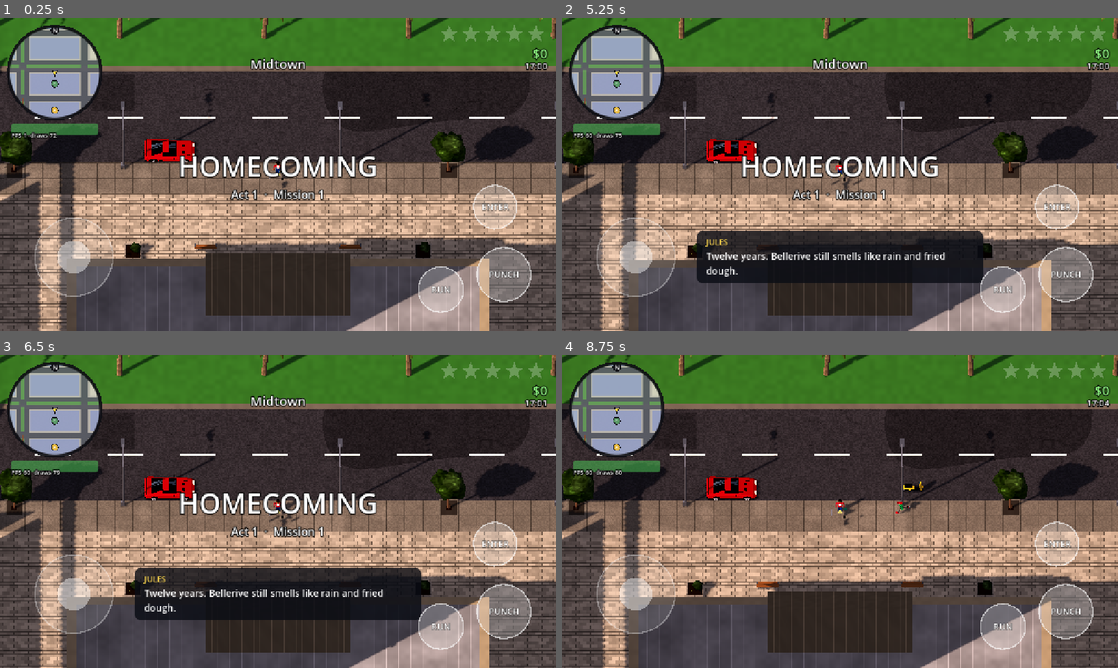
Above: before the commit, frames 1-4 (two rows, left to right).
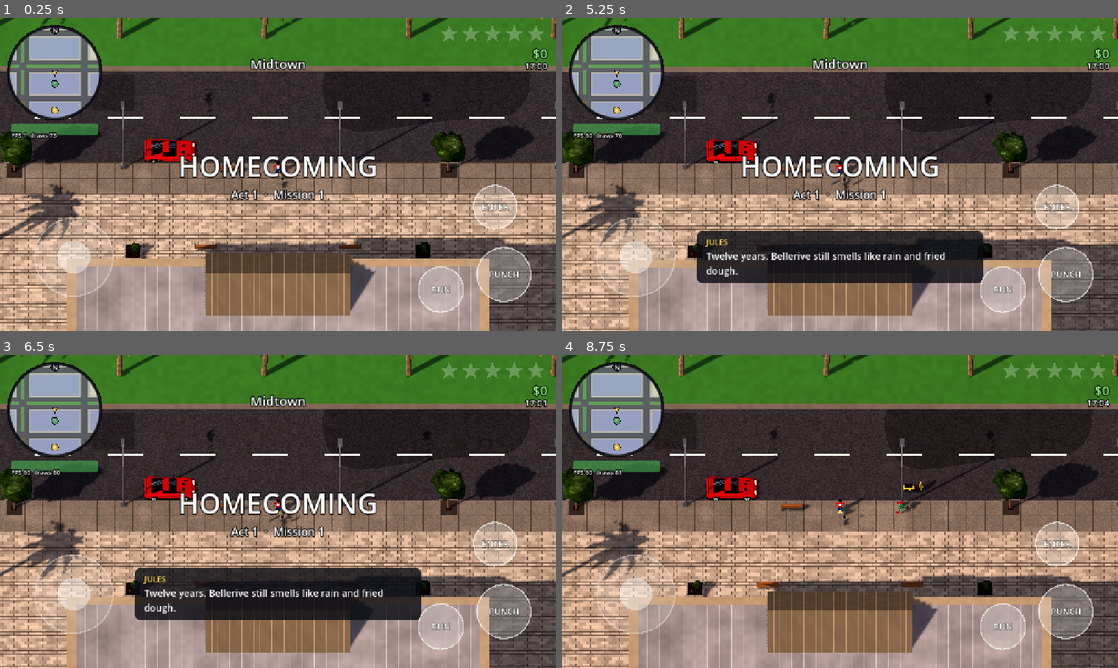
Above: after the commit, the same moments.

Repository: sachinpant3572/privateRepo
Game: Godot game, scene res://main.tscn
Two runs of this game, one before a commit and one after it. Both use one fixed random seed, a clock stepped at 60 frames per second and the inputs below.
Inputs (mouse positions are in pixels of both pictures, inside the frame that each line leads up to):
- Up to frame 1 (0.25 s): no input
- Up to frame 2 (5.25 s): tap Enter at 0.5, 2, 3.5 s; drag from (617, 74) to (895, 105) at 0.52 s; tap Space (attack) at 1.25, 2.75, 4.25 s; drag from (840, 174) to (812, 237) at 1.27 s; move the mouse to (895, 105) at 2.02 s; hold D (move_right) 2.03-2.75 s; tap E (interact) at 2.1 s; drag from (812, 237) to (673, 127) at 2.77 s; move the mouse to (1006, 221) at 3.52 s; hold A (move_left) 3.53-4.25 s; tap J at 3.6 s; drag from (673, 127) to (756, 96) at 4.27 s; move the mouse to (867, 174) at 5.02 s; hold S (move_down) from 5.03 s (still down); tap M at 5.1 s; click (867, 174) at 5.17 s
- Up to frame 3 (6.5 s): release S (move_down) at 5.75 s; drag from (194, 433) to (166, 527) at 5.77 s
- Up to frame 4 (8.75 s): move the mouse to (962, 495) at 6.52 s; hold W (move_up) 6.53-7.25 s; tap P at 6.6 s; drag from (728, 527) to (812, 574) at 7.27 s; move the mouse to (895, 442) at 8.02 s; hold S (move_down) from 8.03 s (still down); tap Enter at 8.1 s

The runs differ from the first frame. In frame 1, 19% of the frame differs, in the area x 0-87%, y 12-100%; in frame 2, 15%; in frame 3, 15%; in frame 4, 20%, in the area x 0-88%, y 14-100%.

Commit message:
Bellerive: place skyline and shady kits in the core (WIP, gates pending)
Gilt and Midtown get skyscrapers, Gilt plazas statues, the Esplanade a
memorial arch; the Wards get run-down strips on their avenues, barred
bungalows, housing projects and burned lots; inland Ironwharf gets chop
shops, scrapyards and a skid row. New aerial screenshots 37-43.

Co-Authored-By: Claude Opus 5.5 <noreply@anthropic.com>
Claude-Session: https://claude.ai/code/session_01XUeimCS4fFEoMDQrXPwrRW

Diff:
--- a/game/scripts/city_cells.gd
+++ b/game/scripts/city_cells.gd
@@ -17,15 +17,22 @@
 ##   merged blocks hold several buildings; a landmark takes a parcel of its
 ##   own in the middle of the front. Each parcel gets one layout:
 ##   - Lantern Quarter: Creole townhouse rings, shops and gardens;
-##   - Floodline Wards and Morrow Point: shotgun rows, chapels, pocket parks;
-##   - Gilt District: towers, plazas and parking; Midtown taller, with LED
-##     towers;
+##   - Floodline Wards and Morrow Point: shotgun rows, chapels, pocket parks,
+##     barred bungalows, a housing project, burned lots, and run-down
+##     strips (motels, liquor, pawn, check cashing, SROs; kits/shady_kit.gd)
+##     on their avenues and boulevards;
+##   - Gilt District: towers, plazas (a fountain or a statue on a plinth)
+##     and parking, a third of it skyscrapers (kits/skyline_kit.gd); Midtown
+##     taller, with LED towers and more skyscrapers;
 ##   - Morrow Point: brownstone rows round green block cores (Brooklyn);
 ##   - round Moreau Square: painted Victorian rows (SF's Alamo Square);
 ##   - Ironwharf: warehouses and container yards, cranes on the quay;
+##     inland, chop shops, scrapyards, and abandoned warehouses with a tent
+##     row along the sidewalk (skid row);
 ##   - landmarks, the government buildings among them (kits/civic_kit.gd);
 ##   - the civic centre's set pieces: City Hall's grounds, the Esplanade
-##     with its reflecting pool, Founders Circle with the obelisk.
+##     with its reflecting pool and the memorial arch at its west end,
+##     Founders Circle with the obelisk.
 ##   The rest of the lot (corners of odd-shaped blocks) gets trees,
 ##   planters or barrels.
 
@@ -33,6 +40,8 @@
 const Buildings = preload("res://scripts/kits/building_kit.gd")
 const Props = preload("res://scripts/kits/prop_kit.gd")
 const Civic = preload("res://scripts/kits/civic_kit.gd")
+const Skyline = preload("res://scripts/kits/skyline_kit.gd")
+const Shady = preload("res://scripts/kits/shady_kit.gd")
 const StreetPlan = preload("res://scripts/street_plan.gd")
 
 ## Road and block slabs reach down into the water so quays have walls.
@@ -88,6 +97,16 @@
 }
 ## The set pieces whose blocks are lawn rather than lots.
 const LAWNS := ["green", "esplanade", "circle", "square"]
+## Skyscrapers (skyline_kit.gd) per district, repeats weighting the draw:
+## Gilt is the older financial core (helipad roofs, granite slabs, an
+## art-deco crown), Midtown the newer glass towers.
+const GILT_TOWERS := ["skyscraper_glass", "skyscraper_helipad", "skyscraper_helipad", "skyscraper_crown", "skyscraper_slab", "highrise_mid", "highrise_mid"]
+const MIDTOWN_TOWERS := ["skyscraper_glass", "skyscraper_glass", "skyscraper_crown", "skyscraper_twin", "skyscraper_helipad", "highrise_mid"]
+## Shady storefronts (shady_kit.gd) along the Wards' avenues and boulevards,
+## like LA's Figueroa or Western: motels, liquor, pawn, check cashing, SROs.
+const STRIP_SHOPS := ["liquor_store", "pawn_shop", "check_cashing", "motel", "sro_hotel", "liquor_store", "pawn_shop"]
+## The run-down yards of inland Ironwharf.
+const DOCKS_SHADY := ["chop_shop", "scrapyard", "abandoned_warehouse"]
 
 
 class Ctx:
@@ -123,6 +142,8 @@
 	var open := {"+x": true, "-x": true, "+z": true, "-z": true}
 	## Parcels used so far, as world polygons (the filler keeps out).
 	var used: Array = []
+	## Class of the street along the parcel's front (+z), or "".
+	var front_cls := ""
 
 
 static func build(city, cell: int) -> Dictionary:
@@ -191,6 +212,8 @@
 				best_k = k
 		var cls: String = ctx.plan.side_class(ctx.face, best_k) if best_k >= 0 else ""
 		ctx.open[key] = best < StreetPlan.SIDEWALK + 3.5 and cls != "" and cls != "quay"
+		if key == "+z":
+			ctx.front_cls = cls if ctx.open[key] else ""
 	ctx.open["+z"] = ctx.open["+z"] or (not flipped and r.end.y > ctx.rect.end.y - 0.5 and ff == null)
 
 
@@ -784,10 +807,12 @@
 	var roll := ctx.rng.randf()
 	match district:
 		"midtown":
-			if roll < 0.12 and ctx.hx >= 11.0 and ctx.hz >= 9.0:
+			if roll < 0.1 and ctx.hx >= 11.0 and ctx.hz >= 9.0:
 				_civic(ctx, "led_tower", PLAZA)
-			elif roll < 0.18:
+			elif roll < 0.16:
 				_plaza(ctx)
+			elif roll < 0.55 and ctx.hx >= 15.0 and ctx.hz >= 15.0:
+				_kit(ctx, Skyline, MIDTOWN_TOWERS[ctx.rng.randi() % MIDTOWN_TOWERS.size()], PLAZA)
 			else:
 				_downtown(ctx, 1.4)
 		"brownstone":
@@ -802,18 +827,34 @@
 				_plaza(ctx)
 			elif roll < 0.18:
 				_parking(ctx)
+			elif roll < 0.5 and ctx.hx >= 15.0 and ctx.hz >= 15.0:
+				_kit(ctx, Skyline, GILT_TOWERS[ctx.rng.randi() % GILT_TOWERS.size()], PLAZA)
 			else:
 				_downtown(ctx)
 		"wards":
-			if roll < 0.08:
+			if ctx.front_cls in ["avenue", "boulevard"] and roll < 0.75:
+				_strip(ctx)
+			elif roll < 0.06:
 				_pocket_park(ctx)
-			elif roll < 0.14 and ctx.hx < 30.0:
+			elif roll < 0.11 and ctx.hx < 30.0:
 				_chapel(ctx)
+			elif roll < 0.2 and ctx.hx >= 20.0 and ctx.hz >= 13.0:
+				_kit(ctx, Shady, "housing_project", GRASS.darkened(0.1), 1.0)
+			elif roll < 0.32:
+				_bungalows(ctx)
+			elif roll < 0.36:
+				_kit(ctx, Shady, "burned_lot", MUD, 1.5)
 			else:
 				_wards(ctx, "")
 		"docks":
-			if roll < 0.12:
+			if roll < 0.1:
 				_parking(ctx)
+			elif roll < 0.36:
+				var kind: String = DOCKS_SHADY[ctx.rng.randi() % DOCKS_SHADY.size()]
+				if kind == "abandoned_warehouse" and ctx.hz >= 16.0:
+					_skid_row(ctx)
+				else:
+					_kit(ctx, Shady, kind, YARD)
 			else:
 				_docks(ctx, -1)
 		_:
@@ -1042,6 +1083,90 @@
 	_done(ctx, props, false, ctx.props)
 
 
+## A kit building (`kit`: Skyline or Shady) on the parcel, front to the
+## street, as big as the parcel but no more than `grow` times the kit's own
+## lot, set at the front.
+static func _kit(ctx: Ctx, kit, kind: String, ground: Color, grow := 1.3) -> void:
+	_ground(ctx, ground)
+	var size: Vector2 = kit.default_size(kind) * grow
+	size = Vector2(minf(size.x, ctx.hx * 2.0), minf(size.y, ctx.hz * 2.0))
+	var local := _at(ctx, Vector3(0, KERB, ctx.hz - size.y * 0.5), PI)
+	kit.build(kind, ctx.mb, local, size, ctx.rng)
+	_done(ctx, local)
+
+
+## A run-down commercial strip on a Wards avenue or boulevard: liquor
+## store, pawn shop, check casher, motel and SRO side by side along the
+## front, each at its own width, a burned lot in a gap too narrow for a
+## shop, and shotguns on the back street.
+static func _strip(ctx: Ctx) -> void:
+	var rng := ctx.rng
+	var hx := ctx.hx
+	var hz := ctx.hz
+	_ground(ctx, Shady.SIDEWALK)
+	var back: bool = ctx.open["-z"] and hz >= 22.0
+	var deep := hz if back else hz * 2.0
+	var x := -hx
+	while x < hx - 6.0:
+		var kind: String = STRIP_SHOPS[rng.randi() % STRIP_SHOPS.size()]
+		var size: Vector2 = Shady.default_size(kind)
+		if size.x > hx - x:
+			kind = "burned_lot"
+			size = Vector2(hx - x, minf(20.0, deep))
+		var w := size.x
+		if hx - x - w < 8.0:
+			w = hx - x
+		var d := minf(size.y, deep)
+		var local := _at(ctx, Vector3(x + w * 0.5, KERB, hz - d * 0.5), PI)
+		Shady.build(kind, ctx.mb, local, Vector2(w - 0.4, d), rng)
+		_done(ctx, local)
+		x += w
+	if back:
+		var slots := maxi(2, int(hx * 2 / 6.8))
+		var slot_w := hx * 2 / slots
+		for k in slots:
+			if rng.randf() < 0.15:
+				continue
+			var d := minf(12.0, hz - 2.0)
+			var local := _at(ctx, Vector3(-hx + slot_w * (k + 0.5), KERB, -hz + d * 0.5), 0.0)
+			Buildings.shotgun(ctx.mb, local, minf(5.4, slot_w - 0.6), d, rng, rng.randf() < 0.3)
+			_done(ctx, local)
+
+
+## A row of barred bungalows (LA's flatlands): small stucco houses behind
+## chain-link, one per 12 m lot, on each street side of the parcel.
+static func _bungalows(ctx: Ctx) -> void:
+	var hx := ctx.hx
+	var hz := ctx.hz
+	_ground(ctx, GRASS.darkened(0.08))
+	var both: bool = ctx.open["-z"] and hz >= 14.0
+	var slots := maxi(1, int(hx * 2 / 12.0))
+	var slot_w := hx * 2 / slots
+	for side in [1.0, -1.0]:
+		if not ctx.open["+z" if side > 0 else "-z"] or (side < 0 and not both):
+			continue
+		var d := minf(22.0, hz if both else hz * 2.0)
+		for k in slots:
+			var local := _at(ctx, Vector3(-hx + slot_w * (k + 0.5), KERB, side * (hz - d * 0.5)), PI if side > 0 else 0.0)
+			Shady.build("bungalow_barred", ctx.mb, local, Vector2(slot_w - 0.3, d), ctx.rng)
+			_done(ctx, local)
+
+
+## Skid row: an abandoned warehouse at the back of the lot and a line of
+## tents and tarps along the sidewalk in front of it.
+static func _skid_row(ctx: Ctx) -> void:
+	_ground(ctx, YARD)
+	var tents := 6.0
+	var d := minf(30.0, ctx.hz * 2.0 - tents - 1.0)
+	var w := minf(40.0, ctx.hx * 2.0)
+	var local := _at(ctx, Vector3(0, KERB, -ctx.hz + d * 0.5), PI)
+	Shady.build("abandoned_warehouse", ctx.mb, local, Vector2(w, d), ctx.rng)
+	_done(ctx, local)
+	var row := _at(ctx, Vector3(0, KERB, ctx.hz - tents * 0.5), PI)
+	Shady.build("tent_row", ctx.mb, row, Vector2(ctx.hx * 2.0 - 1.0, tents), ctx.rng)
+	_done(ctx, row, false, ctx.props)
+
+
 ## Gilt District: towers on a stone plaza, sized to the block. Kept mid-rise
 ## so roofs don't swallow the street under the 3/4 camera.
 ## `tall` scales the heights (Midtown stands taller).
@@ -1072,17 +1197,27 @@
 	_done(ctx, local)
 
 
-## A Gilt plaza: paving, a fountain, palms and benches.
+## A Gilt plaza: paving, a fountain or a monument (an abstract statue on
+## a plinth), palms and benches.
 static func _plaza(ctx: Ctx) -> void:
 	_ground(ctx, PLAZA.lightened(0.08))
 	var mb = ctx.mb
+	var statue := ctx.rng.randf() < 0.45 and minf(ctx.hx, ctx.hz) >= 10.0
+	if statue:
+		var s := minf(20.0, minf(ctx.hx, ctx.hz) * 2.0 - 8.0)
+		var monument := _at(ctx, Vector3(0, KERB, 0), PI)
+		Skyline.build("statue_plinth", mb, monument, Vector2(s, s), ctx.rng)
+		_done(ctx, monument, false)
 	var local := _at(ctx, Vector3(0, KERB, 0), 0.0)
 	for k in 5:
-		mb.box(Vector3(0, 0.02, -ctx.hz + (k + 0.5) * ctx.hz * 0.4), Vector3(ctx.hx * 2, 0.02, 0.15), PLAZA.darkened(0.08))
-	mb.cylinder(Vector3(0, 0, 0), 3.2, 0.6, Buildings.STONE, 12)
-	mb.cylinder(Vector3(0, 0.05, 0), 2.9, 0.6, Color(0.35, 0.6, 0.75), 12)
-	mb.cylinder(Vector3(0, 0.6, 0), 0.4, 2.0, Buildings.STONE.lightened(0.1), 6)
-	local.append([Vector3(0, 0.5, 0), Vector3(6.4, 1.0, 6.4)])
+		var z := -ctx.hz + (k + 0.5) * ctx.hz * 0.4
+		if not statue or absf(z) > 10.5:
+			mb.box(Vector3(0, 0.02, z), Vector3(ctx.hx * 2, 0.02, 0.15), PLAZA.darkened(0.08))
+	if not statue:
+		mb.cylinder(Vector3(0, 0, 0), 3.2, 0.6, Buildings.STONE, 12)
+		mb.cylinder(Vector3(0, 0.05, 0), 2.9, 0.6, Color(0.35, 0.6, 0.75), 12)
+		mb.cylinder(Vector3(0, 0.6, 0), 0.4, 2.0, Buildings.STONE.lightened(0.1), 6)
+		local.append([Vector3(0, 0.5, 0), Vector3(6.4, 1.0, 6.4)])
 	for q in [Vector3(-1, 0, -1), Vector3(1, 0, -1), Vector3(-1, 0, 1), Vector3(1, 0, 1)]:
 		Props.palm(mb, local, Vector3(q.x * ctx.hx * 0.65, 0, q.z * ctx.hz * 0.65), ctx.rng)
 		Props.bench(mb, local, Vector3(q.x * 6.0, 0, q.z * 4.5), 0.0 if q.z < 0 else PI)
@@ -1402,9 +1537,19 @@
 	var mb = ctx.mb
 	var hx := ctx.hx
 	var hz := ctx.hz
-	var pool := _at(ctx, Vector3(0, KERB, 0), PI / 2)
-	Civic.build("reflecting_pool", mb, pool, Vector2(minf(24.0, hz * 2.0 - 16.0), minf(120.0, hx * 2.0 - 24.0)), ctx.rng)
+	# The Veterans Arch closes the west end of the pool when there is room
+	# (the Mall's memorial at the end of its reflecting pool).
+	var arch := hx * 2.0 >= 150.0 and hz * 2.0 >= 30.0
+	var arch_w := 34.0 if arch else 0.0
+	var pool_len := minf(120.0, hx * 2.0 - 24.0 - arch_w)
+	var pool := _at(ctx, Vector3(arch_w * 0.5, KERB, 0), PI / 2)
+	Civic.build("reflecting_pool", mb, pool, Vector2(minf(24.0, hz * 2.0 - 16.0), pool_len), ctx.rng)
 	_done(ctx, pool, false, ctx.props)
+	var ax := arch_w * 0.5 - pool_len * 0.5 - 16.0
+	if arch:
+		var monument := _at(ctx, Vector3(ax, KERB, 0), PI / 2)
+		Skyline.build("memorial_arch", mb, monument, Vector2(minf(36.0, hz * 2.0 - 14.0), 28.0), ctx.rng)
+		_done(ctx, monument)
 	var local := _at(ctx, Vector3(0, KERB, 0), 0.0)
 	for z in [-hz + 6.0, hz - 6.0]:
 		mb.box(Vector3(0, 0.03, z), Vector3(hx * 2.0 - 4.0, 0.04, 3.0), PLAZA.lightened(0.08))
@@ -1412,7 +1557,7 @@
 	while x <= hx - 6.0:
 		for z in [-hz + 2.5, hz - 2.5]:
 			Props.oak(mb, local, Vector3(x, 0, z), ctx.rng)
-		if absf(x) > 8.0 and int((x + hx) / 12.0) % 2 == 0:
+		if absf(x) > 8.0 and int((x + hx) / 12.0) % 2 == 0 and not (arch and absf(x + 6.0 - ax) < 16.0):
 			Props.bench(mb, local, Vector3(x + 6.0, 0, hz - 8.2), 0.0)
 			Props.bench(mb, local, Vector3(x + 6.0, 0, -hz + 8.2), PI)
 		x += 12.0
--- a/game/tests/screenshots.gd
+++ b/game/tests/screenshots.gd
@@ -100,6 +100,39 @@
 		game.camera.snap()
 		await _frames(90)
 		await _shot(stop[0] + ".png")
+	# Bellerive CA: the skyline kit's towers and monuments and the shady
+	# kit's strips, bungalows and yards, from above and from the street.
+	var esplanade := Vector2.ZERO
+	for sp in game.city.plan.set_pieces:
+		if sp.id == "esplanade":
+			esplanade = sp.at
+	var aerials := [
+		["37_gilt_skyline", Vector3(150, 0, 230), 170.0],
+		["38_midtown_skyline", Vector3(500, 0, 180), 170.0],
+		["39_wards_from_above", Vector3(1080, 0, 620), 130.0],
+		["40_ironwharf_from_above", Vector3(1000, 0, 930), 130.0],
+		["41_esplanade_arch", Vector3(esplanade.x - 50.0, 0, esplanade.y), 110.0],
+	]
+	for stop in aerials:
+		var pos: Vector3 = stop[1]
+		game.city.stream_now(pos)
+		game.player.global_position = pos
+		game.player.reset_physics_interpolation()
+		game.camera.fixed_focus = pos
+		game.camera.room_size = stop[2]
+		game.camera.snap()
+		await _frames(90)
+		await _shot(stop[0] + ".png")
+	game.camera.fixed_focus = null
+	game.camera.room_size = 0.0
+	for stop in [["42_gilt_street", _road_spot(game, "", Vector2(150, 260))], ["43_wards_strip", _road_spot(game, "cypress", Vector2(1010, 650))]]:
+		var pos: Vector3 = stop[1]
+		game.city.stream_now(pos)
+		game.player.global_position = pos
+		game.player.reset_physics_interpolation()
+		game.camera.snap()
+		await _frames(90)
+		await _shot(stop[0] + ".png")
 	for mood in MOODS:
 		var pos: Vector3 = game.city.landmark_frame(mood[1]) * mood[2]
 		game.atmosphere.hour = mood[3]
Not shown, changed: HANDOFF-bellerive-ca.md
Not shown, changed: game/README.md
